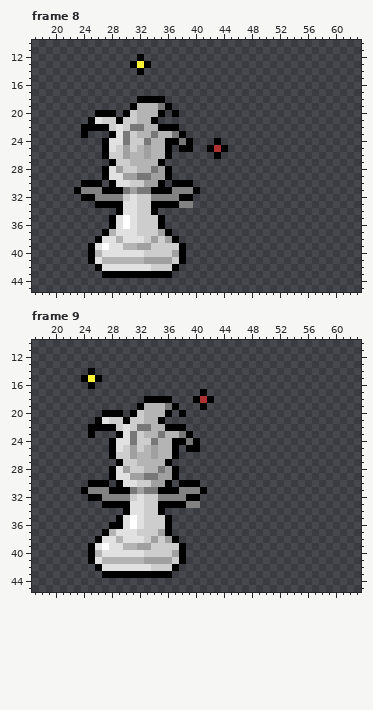
Two versions of one pixel-art file, Assets/Sprites/Sprites-Animation/Pieces/Pieces Attacking/jester juggling.aseprite. Above is the file before it was changed.
64x64 pixels, 24 frames. Shown: frame 8: x 17..63, y 10..45; frame 9: x 17..63, y 10..45. The commit also changed other frames, which this record leaves out.
The result:
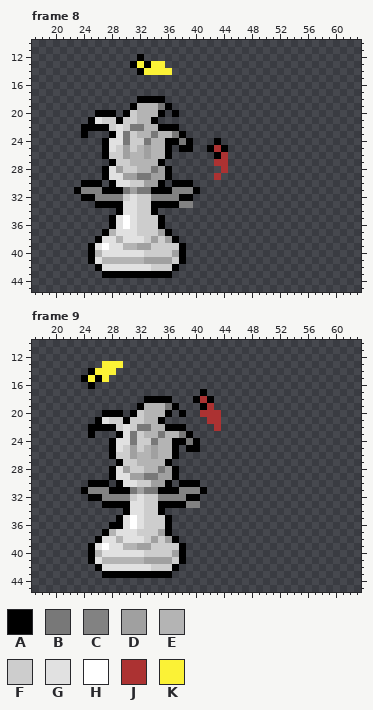
Palette (. is transparent): A #000000  B #787878  C #828282  D #a0a0a0  E #b4b4b4  F #cdcdcd  G #e1e1e1  H #ffffff  J #ac3232  K #fbf236
What changed:
Frame 8, layer "Arms":
y 13: x 34..35 .. -> KK
y 14: x 33..36 .... -> KKKK
y 26: x 44 . -> J
y 27: x 43..44 .. -> JJ
y 28: x 44 . -> J
y 29: x 43 . -> J
Frame 9, layer "Arms":
y 13: x 27..29 ... -> KKK
y 14: x 26..28 ... -> KKK
y 15: x 27 . -> K
y 19: x 42 . -> J
y 20: x 41..43 ... -> JJJ
y 21: x 42..43 .. -> JJ
y 22: x 43 . -> J
Changed places in both pictures, as pixel boxes (x1, y1, x2, y2):
added: (144, 61, 172, 75)
added: (214, 152, 228, 180)
added: (95, 361, 123, 382)
added: (200, 403, 221, 431)
